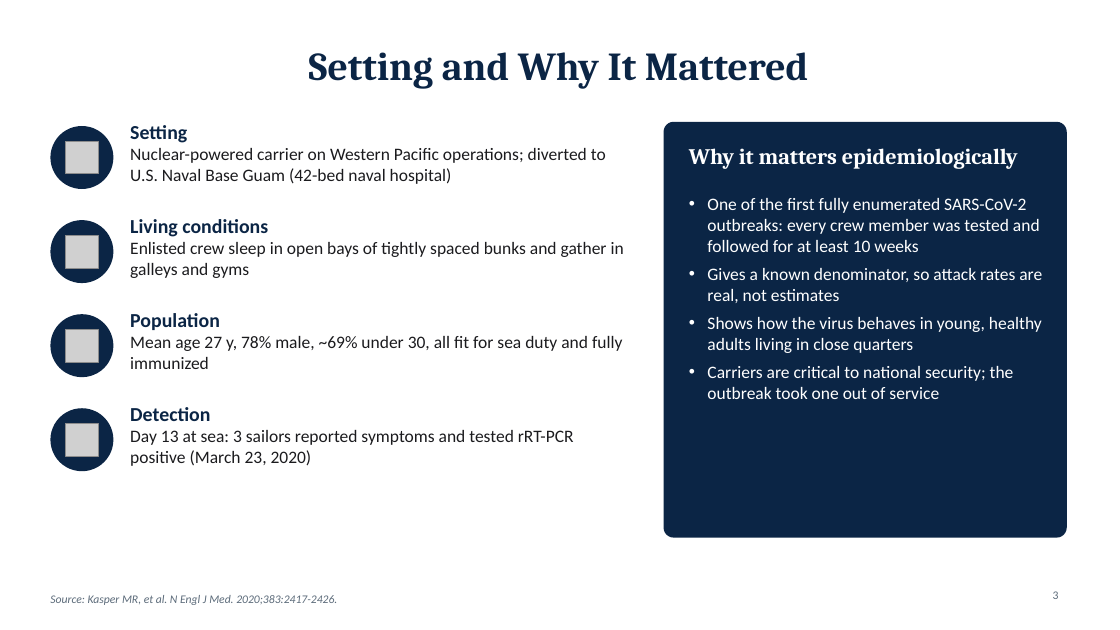
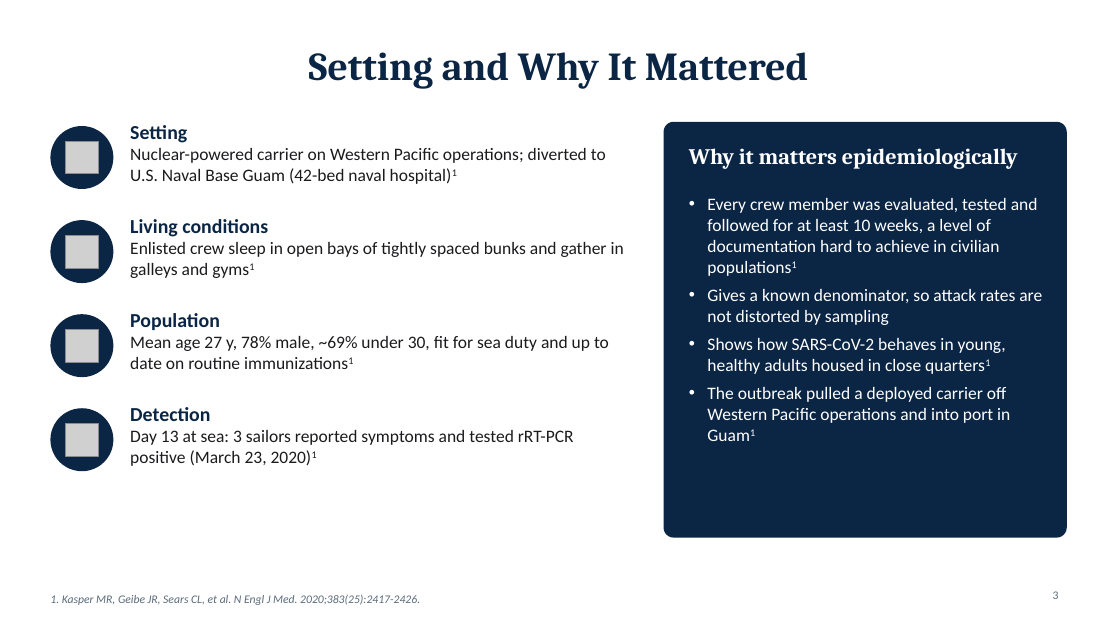
Before and after one commit to adebowa96/Research, a slide deck: slide 3 of Outbreak_of_the_Day/Covid19_Aircraft_Carrier_Outbreak.pptx. Drawn at 1120x630 pixels with LibreOffice and Linux fonts; fonts in the diff are those of the drawing; grey boxes stand for pictures. Boxes give left, top, right and bottom in pixels: in the first picture for what was removed or moved away, otherwise in the second. Text is boxed around its words. In the diff, an @@ line names an element or a change of style, - is before the commit and + after.

```diff
--- a/Outbreak_of_the_Day/Covid19_Aircraft_Carrier_Outbreak.pptx
+++ b/Outbreak_of_the_Day/Covid19_Aircraft_Carrier_Outbreak.pptx
@@ text at <box>130,148,606,184</box>: text changed @@
-Nuclear-powered carrier on Western Pacific operations; diverted to U.S. Naval Base Guam (42-bed naval hospital)
+Nuclear-powered carrier on Western Pacific operations; diverted to U.S. Naval Base Guam (42-bed naval hospital)1
@@ text at <box>707,198,1042,423</box>: text changed @@
-• One of the first fully enumerated SARS-CoV-2 outbreaks: every crew member was tested and followed for at least 10 weeks
-• Gives a known denominator, so attack rates are real, not estimates
-• Shows how the virus behaves in young, healthy adults living in close quarters
-• Carriers are critical to national security; the outbreak took one out of service
+• Every crew member was evaluated, tested and followed for at least 10 weeks, a level of documentation hard to achieve in civilian populations1
+• Gives a known denominator, so attack rates are not distorted by sampling
+• Shows how SARS-CoV-2 behaves in young, healthy adults housed in close quarters1
+• The outbreak pulled a deployed carrier off Western Pacific operations and into port in Guam1
@@ text at <box>130,242,624,278</box>: text changed @@
-Enlisted crew sleep in open bays of tightly spaced bunks and gather in galleys and gyms
+Enlisted crew sleep in open bays of tightly spaced bunks and gather in galleys and gyms1
@@ text at <box>130,336,609,369</box>: text changed @@
-Mean age 27 y, 78% male, ~69% under 30, all fit for sea duty and fully immunized
+Mean age 27 y, 78% male, ~69% under 30, fit for sea duty and up to date on routine immunizations1
@@ text at <box>130,430,574,466</box>: text changed @@
-Day 13 at sea: 3 sailors reported symptoms and tested rRT-PCR positive (March 23, 2020)
+Day 13 at sea: 3 sailors reported symptoms and tested rRT-PCR positive (March 23, 2020)1
@@ text at <box>50,594,420,605</box>: text changed @@
-Source: Kasper MR, et al. N Engl J Med. 2020;383:2417-2426.
+1. Kasper MR, Geibe JR, Sears CL, et al. N Engl J Med. 2020;383(25):2417-2426.
```
Also in this commit, not shown: 19 other slides changed.
